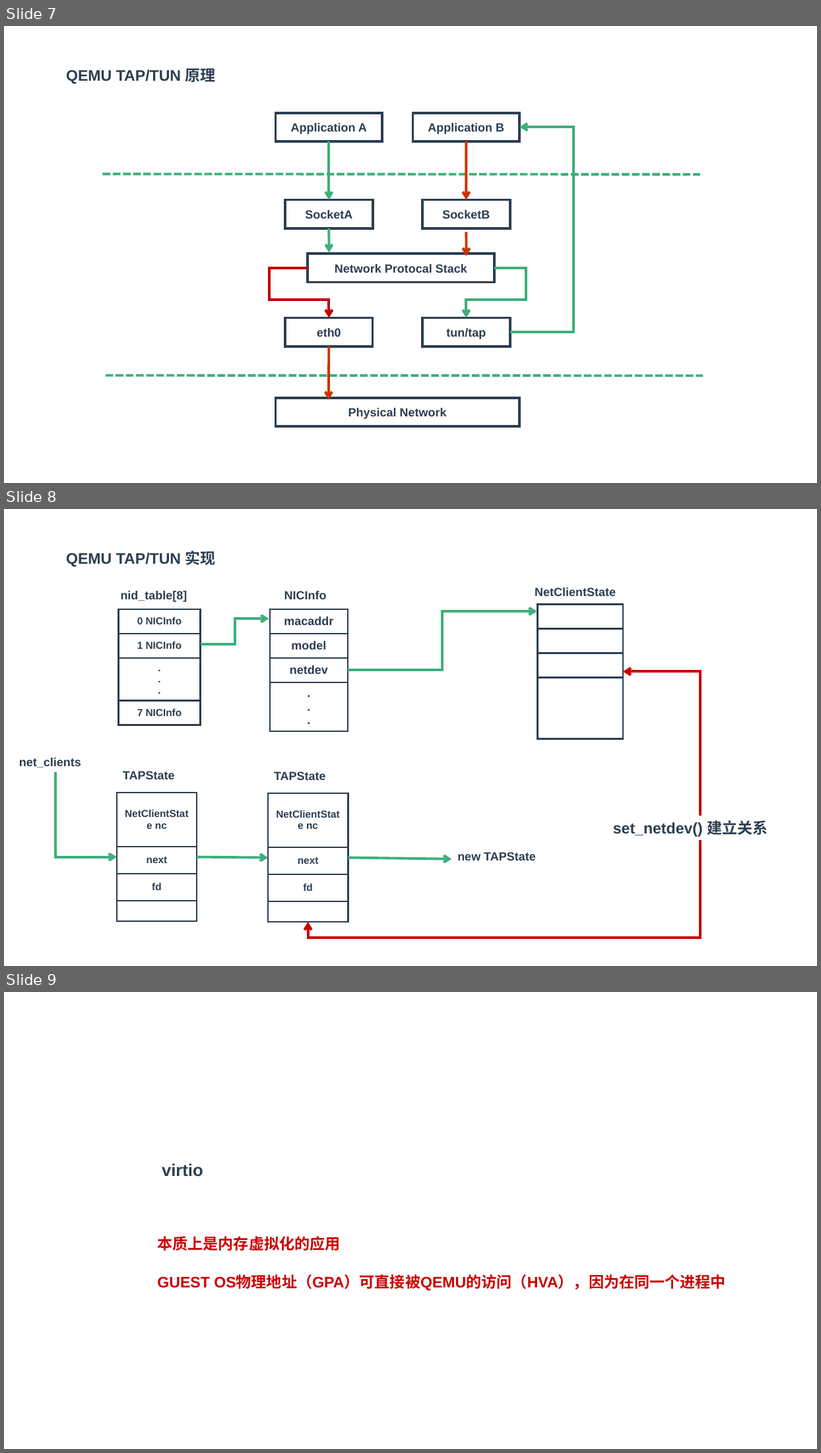
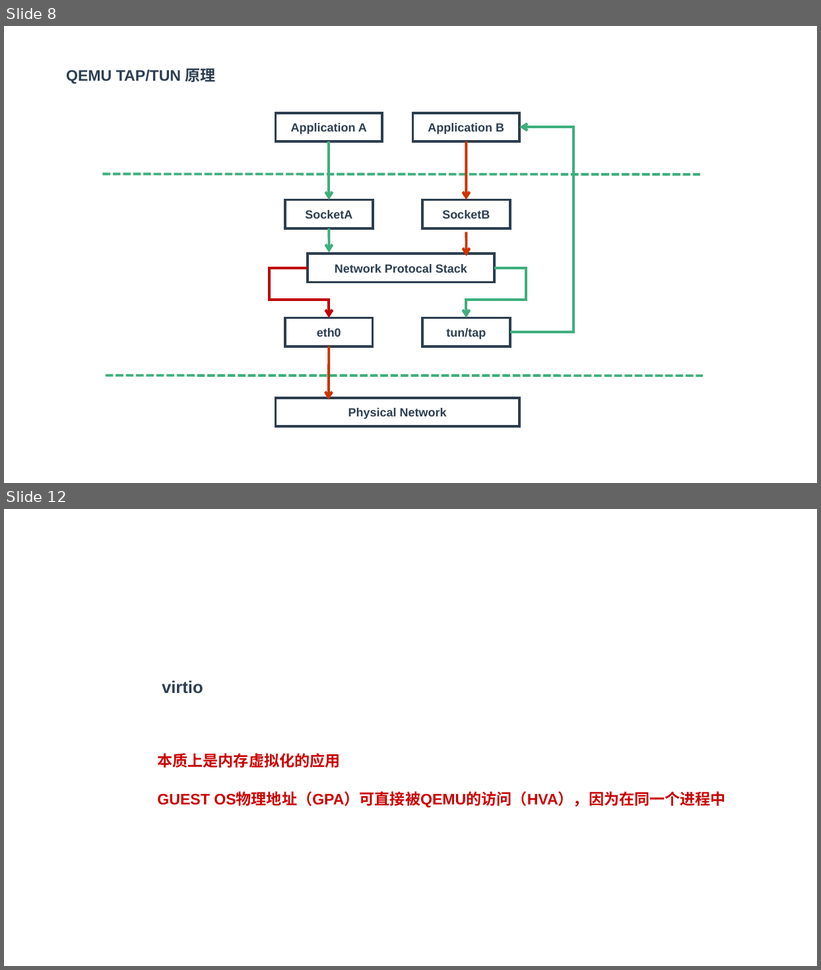
Before and after one commit to zaiqiang-dong/zaiqiang, a slide deck: picture/qemu/qemu.pptx. Shown one above the other, each under a label of ours: slides 7, 8 and 9 before the commit, slides 8 and 12 after it; the slides between them are not shown. The pictures are 821x1453 and 821x970 pixels, drawn with LibreOffice and Linux fonts; fonts in the diff are those of the drawing. Boxes give left, top, right and bottom in pixels: in the first picture for what was removed or moved away, otherwise in the second. Text is boxed around its words. In the diff, an @@ line names an element or a change of style, - is before the commit and + after.

```diff
--- a/picture/qemu/qemu.pptx
+++ b/picture/qemu/qemu.pptx
@@ slide 8 removed at bbox=[4, 509, 817, 966], background #FFFFFF @@
@@ text removed at bbox=[66, 551, 216, 567] @@
-QEMU TAP/TUN 实现
@@ text removed at bbox=[535, 588, 616, 596] @@
-NetClientState
@@ text removed at bbox=[121, 591, 187, 602] @@
-nid_table[8]
@@ text removed at bbox=[284, 591, 327, 599] @@
-NICInfo
@@ table removed at bbox=[538, 605, 623, 739], 4 rows, 1 columns @@
-
-
-
-
@@ table removed at bbox=[119, 609, 201, 725], 4 rows, 1 columns @@
-0 NICInfo
-1 NICInfo
-. / . / .
-7 NICInfo
@@ elbow arrow removed from (201, 644) to (269, 619) @@
@@ table removed at bbox=[270, 609, 348, 731], 4 rows, 1 columns @@
-macaddr
-model
-netdev
-. / . / .
@@ elbow arrow removed from (348, 671) to (537, 611) @@
@@ elbow arrow removed from (700, 816) to (623, 672) @@
@@ text removed at bbox=[19, 758, 81, 768] @@
-net_clients
@@ elbow arrow removed from (55, 772) to (117, 857) @@
@@ text removed at bbox=[123, 771, 175, 780] @@
-TAPState
@@ text removed at bbox=[274, 772, 326, 780] @@
-TAPState
@@ table removed at bbox=[117, 793, 197, 921], 4 rows, 1 columns @@
-NetClientState nc
-next
-fd
-
@@ table removed at bbox=[268, 793, 348, 922], 4 rows, 1 columns @@
-NetClientState nc
-next
-fd
-
@@ text removed at bbox=[613, 821, 768, 837] @@
-set_netdev() 建立关系
@@ elbow arrow removed from (700, 841) to (308, 923) @@
@@ arrow removed from (197, 857) to (268, 858) @@
@@ arrow removed from (348, 858) to (451, 859) @@
@@ text removed at bbox=[457, 852, 536, 861] @@
-new TAPState
@@ what was slide 7 is now slide 8 @@
@@ what was slide 9 is now slide 12 @@
```
Also in this commit, not shown: 5 slides added, 1 other slide removed, 4 other files.
